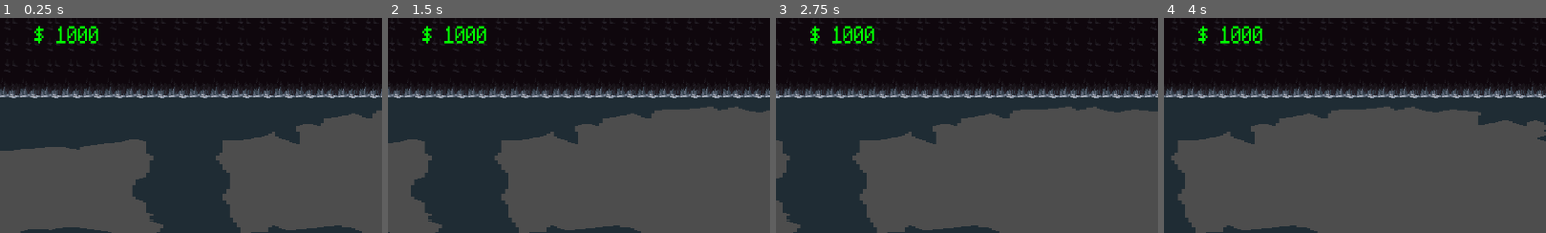
Above: before the commit, frames 1-4 (left to right).
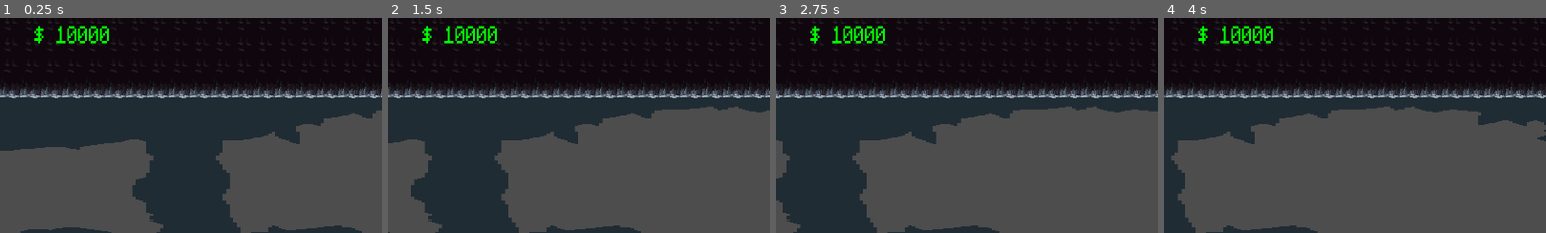
Above: after the commit, the same moments.

Repository: Jrees98/Pirate_Jam_15
Game: Godot game, scene res://Scenes/main.tscn
Two runs of this game, one before a commit and one after it. Both use one fixed random seed, a clock stepped at 60 frames per second and the inputs below. The project has no main scene, so this scene is started directly.
Inputs (mouse positions are % of the whole screen's width and height, from its top left):
- Up to frame 1 (0.25 s): no input
- Up to frame 2 (1.5 s): tap Enter at 0.5 s; move the mouse to (98, 76) at 0.52 s; hold D (move_right) 0.53-1.28 s; hold E (interact) 0.53-1.28 s; move the mouse to (30, 55) at 1.27 s; hold A (move_left) from 1.28 s (still down); tap E (interact) at 1.35 s
- Up to frame 3 (2.75 s): move the mouse to (60, 28) at 2.02 s; release A (move_left) at 2.03 s; hold D (move_right) from 2.03 s (still down); hold E (interact) from 2.03 s (still down)
- Up to frame 4 (4 s): move the mouse to (45, 70) at 2.77 s; release E (interact) at 2.78 s; tap E (interact) at 2.85 s; move the mouse to (80, 65) at 3.52 s; release D (move_right) at 3.53 s; hold A (move_left) from 3.53 s (still down); hold E (interact) from 3.53 s (still down)
The pictures show only the part of the screen within x 0-50%, y 3-53%; the shares and areas given below are measured in that part.

The runs differ from the first frame. In frame 1, 0.1% of the frame differs, in the area x 26-29%, y 3-12%; in frame 2, 0.1%; in frame 3, 0.1%; in frame 4, 0.1%.

Commit message:
add pickaxe

Diff:
--- a/Global.gd
+++ b/Global.gd
@@ -11,6 +11,7 @@
 
 var personal_inventory_size : int
 var move_speed : int
+var mine_time : float
 # Called when the node enters the scene tree for the first time.
 func _ready():
 	blue_gem_chance = 5
@@ -19,10 +20,11 @@
 	gem_price = 5
 	coal_price = 2
 
-	total_coins = 1000
+	total_coins = 10000
 
 	personal_inventory_size = 0
 	move_speed = 300
+	mine_time = 1
 
 
 # Called every frame. 'delta' is the elapsed time since the previous frame.
--- a/Scenes/main.tscn
+++ b/Scenes/main.tscn
@@ -6,6 +6,7 @@
 [ext_resource type="PackedScene" uid="uid://deriguf4uwt0b" path="res://Scenes/tile_map.tscn" id="4_qtfcr"]
 [ext_resource type="PackedScene" uid="uid://mgsbjpqmcp7e" path="res://Scenes/wagon.tscn" id="5_xqjqi"]
 [ext_resource type="PackedScene" uid="uid://ot2mpv1d6pvq" path="res://Scenes/shop.tscn" id="6_tlerc"]
+[ext_resource type="PackedScene" uid="uid://cn65df43la0dm" path="res://Scenes/alchemist.tscn" id="7_r5ovd"]
 
 [node name="Main" type="Node2D"]
 script = ExtResource("1_q3ypa")
@@ -25,5 +26,9 @@
 position = Vector2(-1845, 103)
 scale = Vector2(5, 5)
 
+[node name="Alchemist" parent="." instance=ExtResource("7_r5ovd")]
+position = Vector2(-3258, 208)
+scale = Vector2(5, 5)
+
 [connection signal="change_area" from="TileMap" to="." method="_on_tile_map_change_area"]
 [connection signal="wagon_entered" from="Wagon" to="." method="_on_wagon_wagon_entered"]
--- a/Scenes/shop.gd
+++ b/Scenes/shop.gd
@@ -14,6 +14,11 @@
 var bootsIIBought : bool
 var bootsIIIBought : bool
 
+var pickaxeI_cost := 100
+var pickaxeII_cost := 500
+var pickaxeIII_cost := 1000
+var pickaxeIBought : bool
+var pickaxeIIBought : bool
 
 func _ready():
 	backpackIBought = false
@@ -99,10 +104,36 @@
 ################## BOOTS BUTTON END ######################
 
 
+################## PICKAXE BUTTON START ######################
+func _on_pickaxe_mouse_entered():
+	$CanvasLayer/Panel/Pickaxe/ButtonSprite/Border1.show()
+func _on_pickaxe_mouse_exited():
+	$CanvasLayer/Panel/Pickaxe/ButtonSprite/Border1.hide()
+func _on_pickaxe_pressed():
+	if pickaxeIIBought:
+		if Global.total_coins >= pickaxeIII_cost:
+			Global.total_coins = Global.total_coins - pickaxeIII_cost
+			$CanvasLayer/Panel/Pickaxe.queue_free()
+			$ItemsUI/Panel/Pickaxe/Label.text = "III"
+			Global.mine_time = 0.1
+	elif pickaxeIBought:
+		if Global.total_coins >= pickaxeII_cost:
+			Global.total_coins = Global.total_coins - pickaxeII_cost
+			$ItemsUI/Panel/Pickaxe/Label.text = "II"
+			$CanvasLayer/Panel/Pickaxe/PickaxeLabel.text = "Pickaxe III"
+			pickaxeIIBought = true
+			Global.mine_time = 0.25
+			$CanvasLayer/Panel/Pickaxe/PickaxePrice.text = str(pickaxeIII_cost) + "g"
+	else:
+		if Global.total_coins >= pickaxeI_cost:
+			Global.total_coins = Global.total_coins - pickaxeI_cost
+			$ItemsUI/Panel/Pickaxe.show()
+			Global.mine_time = 0.5
+			$CanvasLayer/Panel/Pickaxe/PickaxeLabel.text = "Pickaxe II"
+			$CanvasLayer/Panel/Pickaxe/PickaxePrice.text = str(pickaxeII_cost) + "g"
+			pickaxeIBought = true
 
 
 
-################## PICKAXE BUTTON START ######################
-
 
 ################## PICKAXE BUTTON END ######################
--- a/Scenes/shop.tscn
+++ b/Scenes/shop.tscn
@@ -195,7 +195,7 @@
 scale = Vector2(0.132733, 0.130656)
 texture = ExtResource("9_hfjce")
 
-[node name="BackpackLabel" type="Label" parent="CanvasLayer/Panel/Pickaxe"]
+[node name="PickaxeLabel" type="Label" parent="CanvasLayer/Panel/Pickaxe"]
 layout_mode = 0
 offset_left = 0.859458
 offset_top = 0.120677
@@ -207,7 +207,7 @@
 theme_override_font_sizes/font_size = 16
 text = "Pickaxe I"
 
-[node name="BackpackPrice" type="Label" parent="CanvasLayer/Panel/Pickaxe"]
+[node name="PickaxePrice" type="Label" parent="CanvasLayer/Panel/Pickaxe"]
 layout_mode = 0
 offset_left = 2.73464
 offset_top = 5.55115
@@ -250,6 +250,20 @@
 texture = ExtResource("8_as0hq")
 
 [node name="Label" type="Label" parent="ItemsUI/Panel/Boots"]
+offset_left = -10.0
+offset_top = 3.83333
+offset_right = 30.0
+offset_bottom = 26.8333
+theme_override_fonts/font = ExtResource("7_52eks")
+text = "I"
+
+[node name="Pickaxe" type="Sprite2D" parent="ItemsUI/Panel"]
+visible = false
+position = Vector2(1602, 91)
+scale = Vector2(6, 6)
+texture = ExtResource("9_hfjce")
+
+[node name="Label" type="Label" parent="ItemsUI/Panel/Pickaxe"]
 offset_left = -10.0
 offset_top = 3.83333
 offset_right = 30.0
@@ -265,3 +279,6 @@
 [connection signal="mouse_entered" from="CanvasLayer/Panel/Boots" to="." method="_on_boots_mouse_entered"]
 [connection signal="mouse_exited" from="CanvasLayer/Panel/Boots" to="." method="_on_boots_mouse_exited"]
 [connection signal="pressed" from="CanvasLayer/Panel/Boots" to="." method="_on_boots_pressed"]
+[connection signal="mouse_entered" from="CanvasLayer/Panel/Pickaxe" to="." method="_on_pickaxe_mouse_entered"]
+[connection signal="mouse_exited" from="CanvasLayer/Panel/Pickaxe" to="." method="_on_pickaxe_mouse_exited"]
+[connection signal="pressed" from="CanvasLayer/Panel/Pickaxe" to="." method="_on_pickaxe_pressed"]
--- a/Scripts/mining_node.gd
+++ b/Scripts/mining_node.gd
@@ -11,12 +11,13 @@
 	root = get_tree().root.get_child(1)
 	print_tree()
 	interact_label = root.get_node("Player/RockNodeUI/InteractLabel")
-	print(root.name)
+	$MiningCoolDown.wait_time = Global.mine_time
 
 # Called every frame. 'delta' is the elapsed time since the previous frame.
 func _process(delta):
 	if can_mine and Input.is_action_pressed("interact"):
 		mine()
+	$MiningCoolDown.wait_time = Global.mine_time
 
 # Called when the body enters the area
 func _on_area_2d_body_entered(body):
Not shown: 1 places in Scenes/main.tscn that only renumber resources
